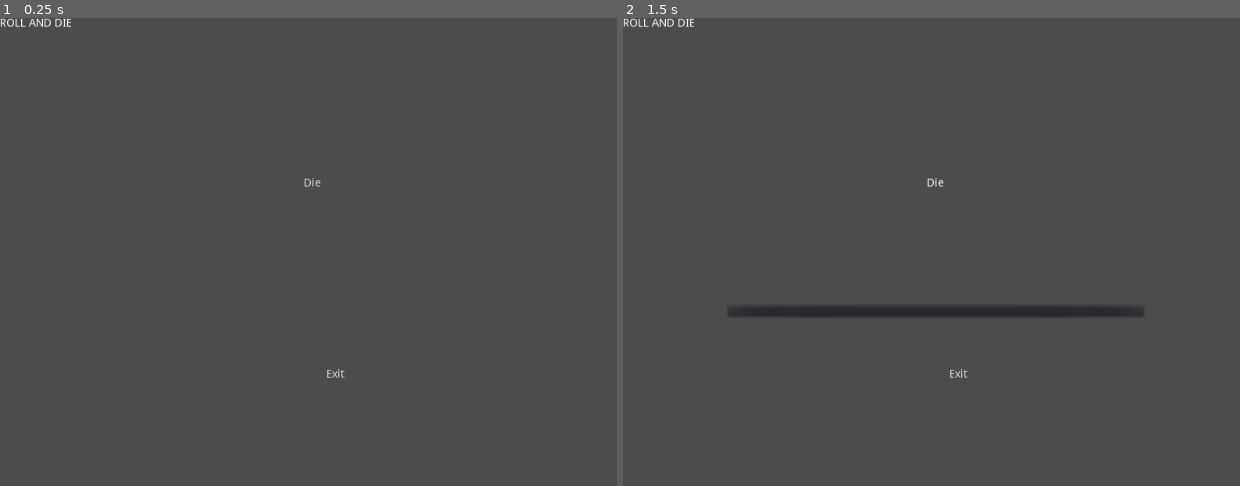
Above: before the commit, frames 1-2 (left to right).
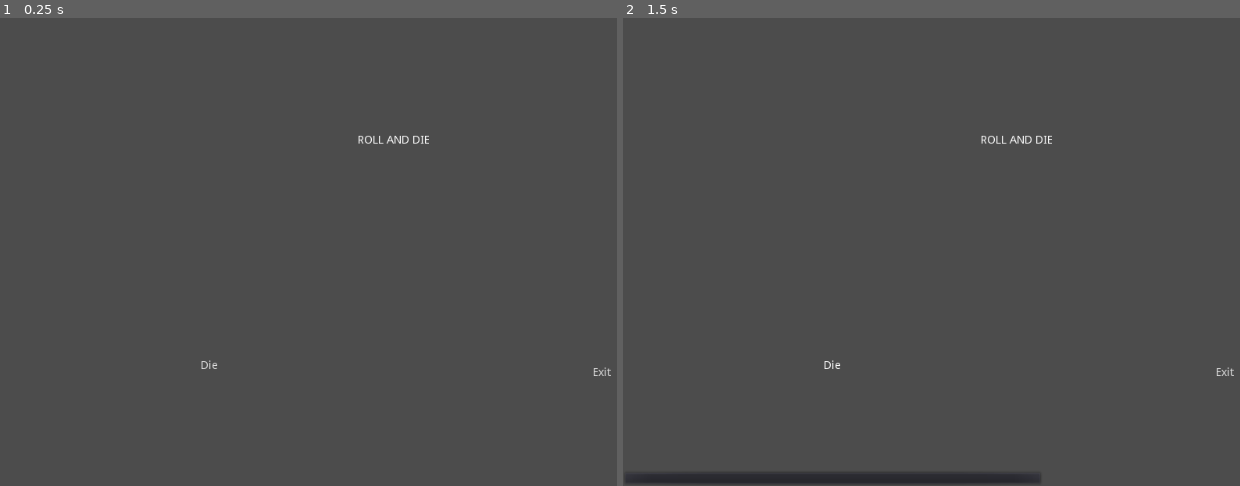
Above: after the commit, the same moments.

Repository: thejanjan/gmtk-2022
Game: Godot game, scene res://game/core/Title.tscn
The game is run twice, just before and just after one commit, with the same random seed, the same clock (stepped at 60 frames per second) and the same inputs. This scene is started directly instead of the project's main scene.
Inputs:
- Up to frame 1 (0.25 s): no input
- Up to frame 2 (1.5 s): click "Die" at 0.5 s; click "Die" at 1.25 s

The runs differ from the first frame. In frame 1, 0.3% of the frame differs, in the area x 0-100%, y 0-77%; in frame 2, 2.9%, in the area x 0-100%, y 0-100%.

Commit message:
brief title screen update

Diff:
--- a/game/core/Title.tscn
+++ b/game/core/Title.tscn
@@ -5,21 +5,28 @@
 anchor_bottom = 1.0
 
 [node name="RichTextLabel" type="RichTextLabel" parent="."]
-anchor_right = 2.0
-anchor_bottom = 0.3
-margin_right = -1024.0
+anchor_left = 0.5
+anchor_right = 0.5
+margin_left = -54.0
+margin_top = 150.0
+margin_right = 43.0
+margin_bottom = 168.0
 text = "ROLL AND DIE"
 
 [node name="ButtonPlay" type="MenuButton" parent="."]
-margin_left = 132.0
-margin_top = 58.0
-margin_right = 669.0
-margin_bottom = 366.0
+anchor_top = 1.0
+anchor_bottom = 1.0
+margin_top = -308.0
+margin_right = 537.0
 text = "Die"
 
 [node name="ButtonExit" type="MenuButton" parent="."]
-margin_left = 224.0
-margin_top = 365.0
-margin_right = 635.0
-margin_bottom = 549.0
+anchor_left = 1.0
+anchor_top = 1.0
+anchor_right = 1.0
+anchor_bottom = 1.0
+margin_left = -459.0
+margin_top = -237.0
+margin_right = -48.0
+margin_bottom = -53.0
 text = "Exit"
